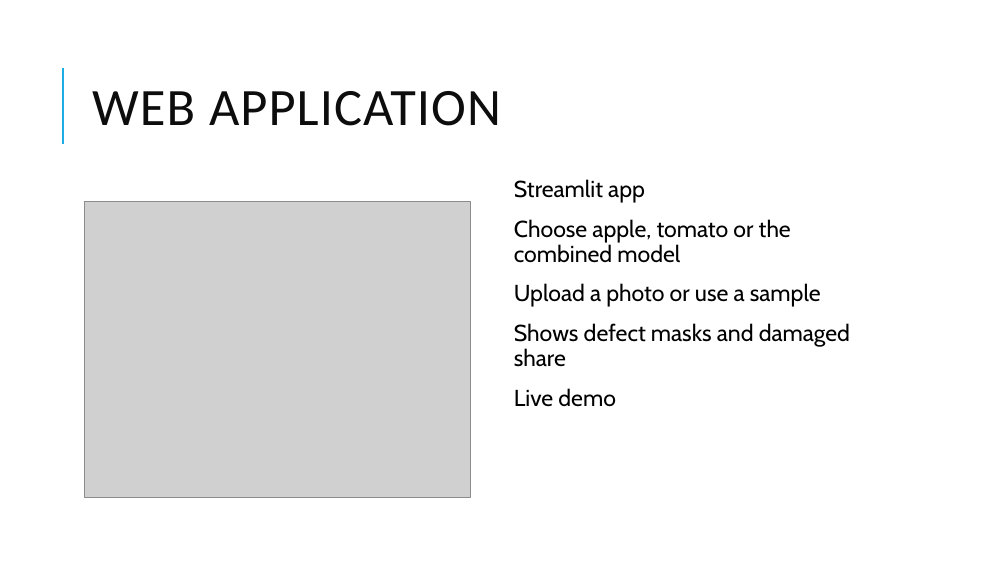
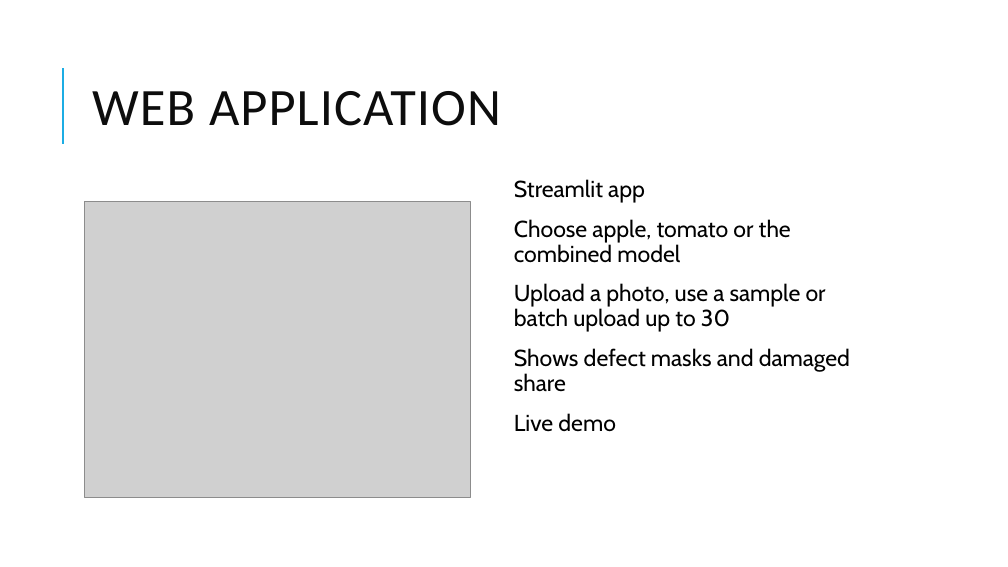
Before and after one commit to RalphKGM/ai2-computer-vision, a slide deck: slide 15 of 5_PPT_Presentation/CIPHER_AI2_Final_Defense.pptx. Drawn at 1008x567 pixels with LibreOffice and Linux fonts; fonts in the diff are those of the drawing; grey boxes stand for pictures. Boxes give left, top, right and bottom in pixels: in the first picture for what was removed or moved away, otherwise in the second. Text is boxed around its words. In the diff, an @@ line names an element or a change of style, - is before the commit and + after.

Commit message:
batch upload in app

```diff
--- a/5_PPT_Presentation/CIPHER_AI2_Final_Defense.pptx
+++ b/5_PPT_Presentation/CIPHER_AI2_Final_Defense.pptx
@@ text at bbox=[514, 283, 826, 332]: text changed @@
-  Upload a photo or use a sample
+  Upload a photo, use a sample or batch upload up to 30
```
Also in this commit, not shown: 4 other files.
